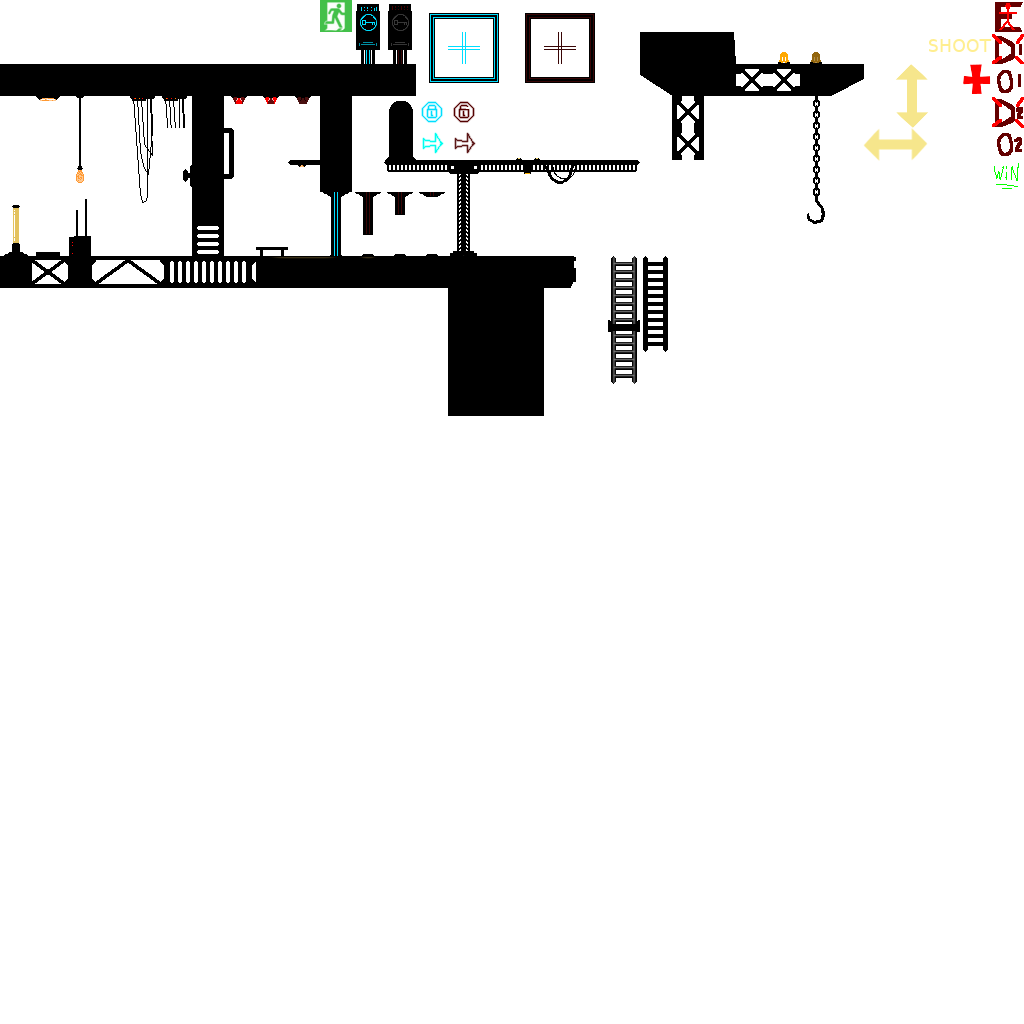
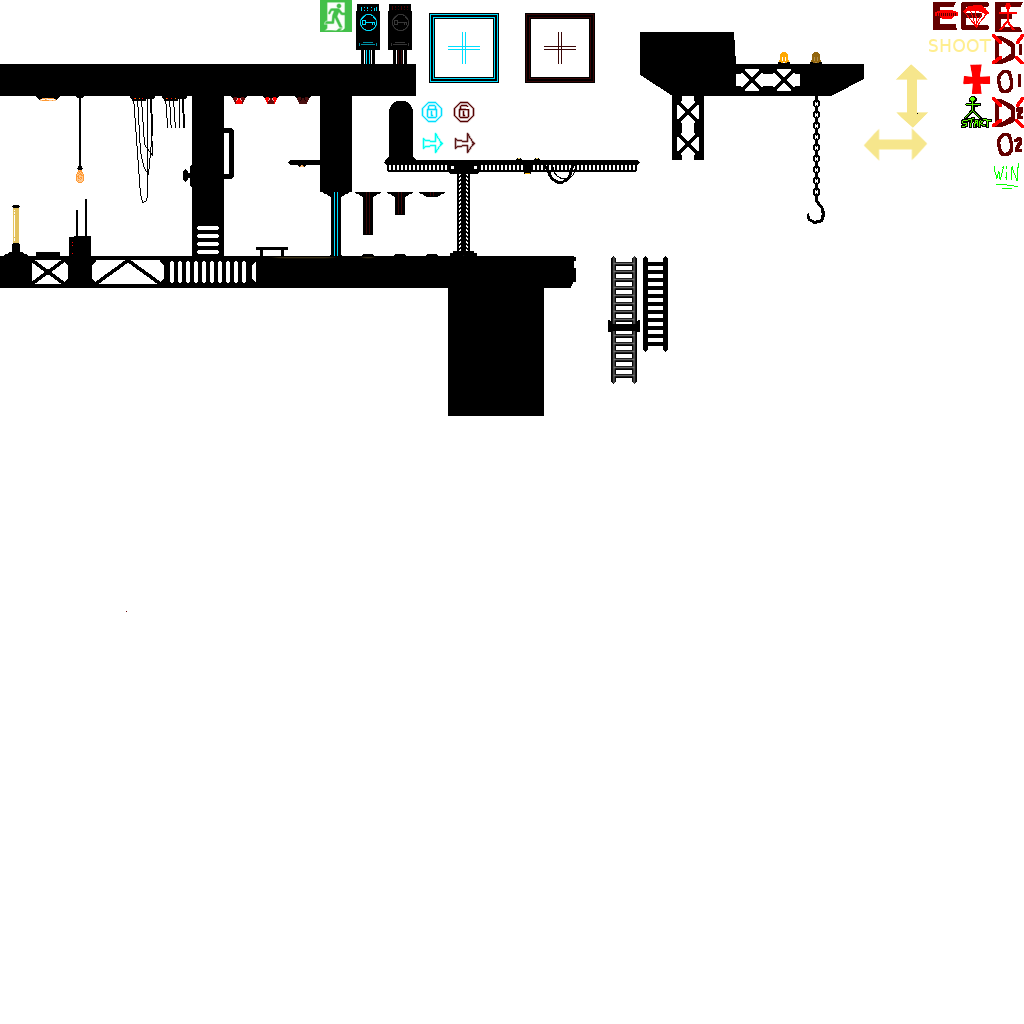
Layered file, before and after one edit (1024 x 1024). Changes by layer:
painted on "Pasted Layer" over [126, 2, 992, 612]
